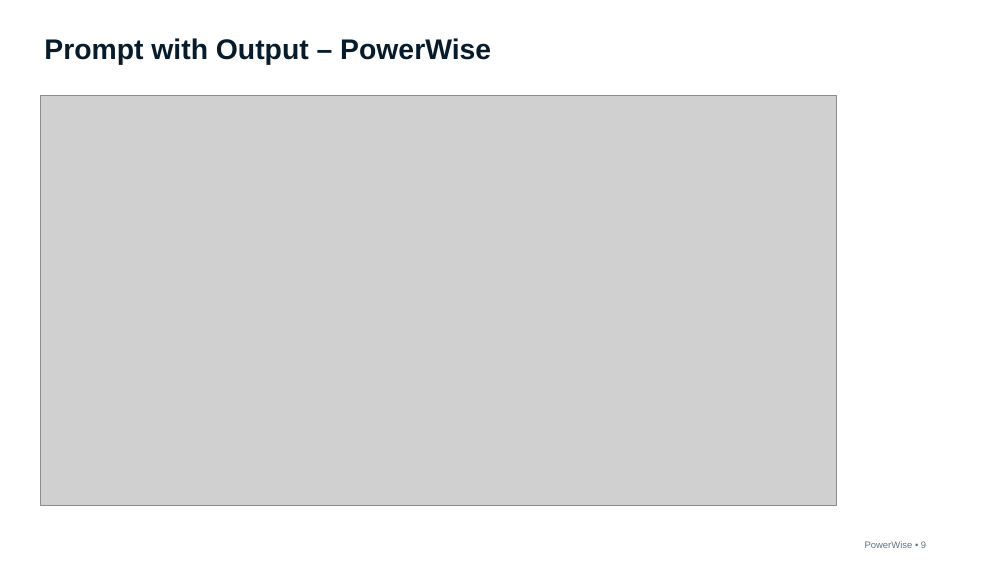
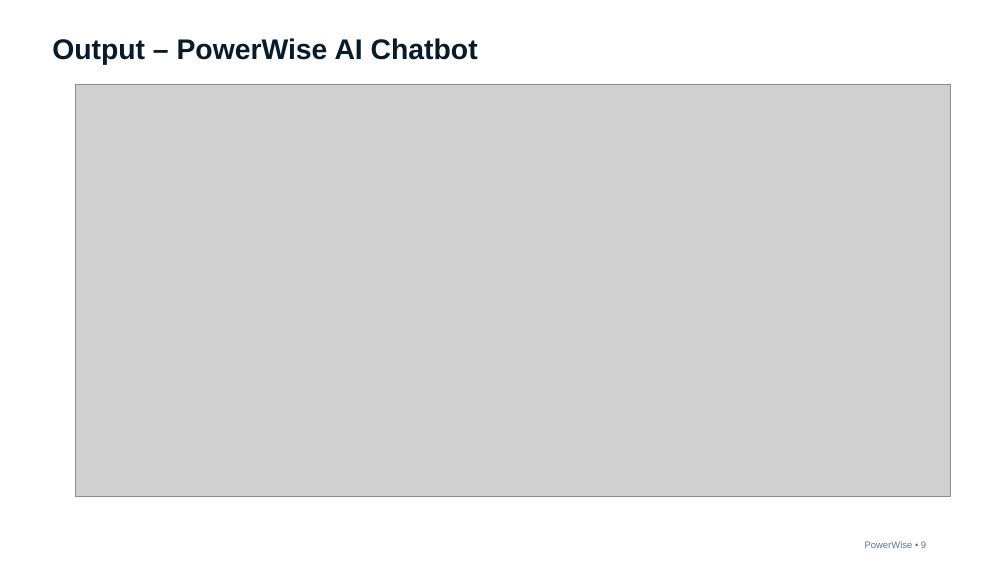
Before and after one commit to devsujit77/powerwise, a slide deck: slide 8 of Electricity_Consumption_Awareness_Agent_sujit.pptx. Drawn at 1008x567 pixels with LibreOffice and Linux fonts; fonts in the diff are those of the drawing; grey boxes stand for pictures. Boxes give left, top, right and bottom in pixels: in the first picture for what was removed or moved away, otherwise in the second. Text is boxed around its words. In the diff, an @@ line names an element or a change of style, - is before the commit and + after.

```diff
--- a/Electricity_Consumption_Awareness_Agent_sujit.pptx
+++ b/Electricity_Consumption_Awareness_Agent_sujit.pptx
@@ text at (x1=52, y1=38, x2=478, y2=65): text changed @@
-Prompt with Output – PowerWise
+Output – PowerWise AI Chatbot
@@ picture resized from (x1=40, y1=95, x2=836, y2=506) to (x1=76, y1=85, x2=951, y2=497) @@
```
Also in this commit, not shown: 2 other slides changed.
